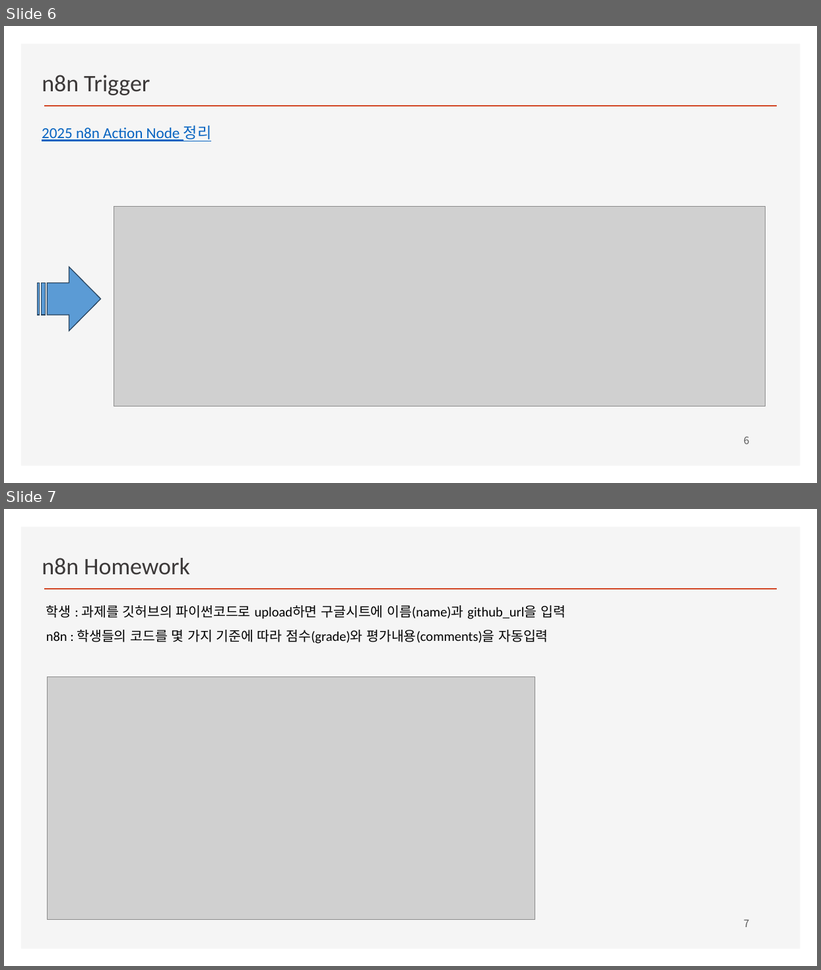
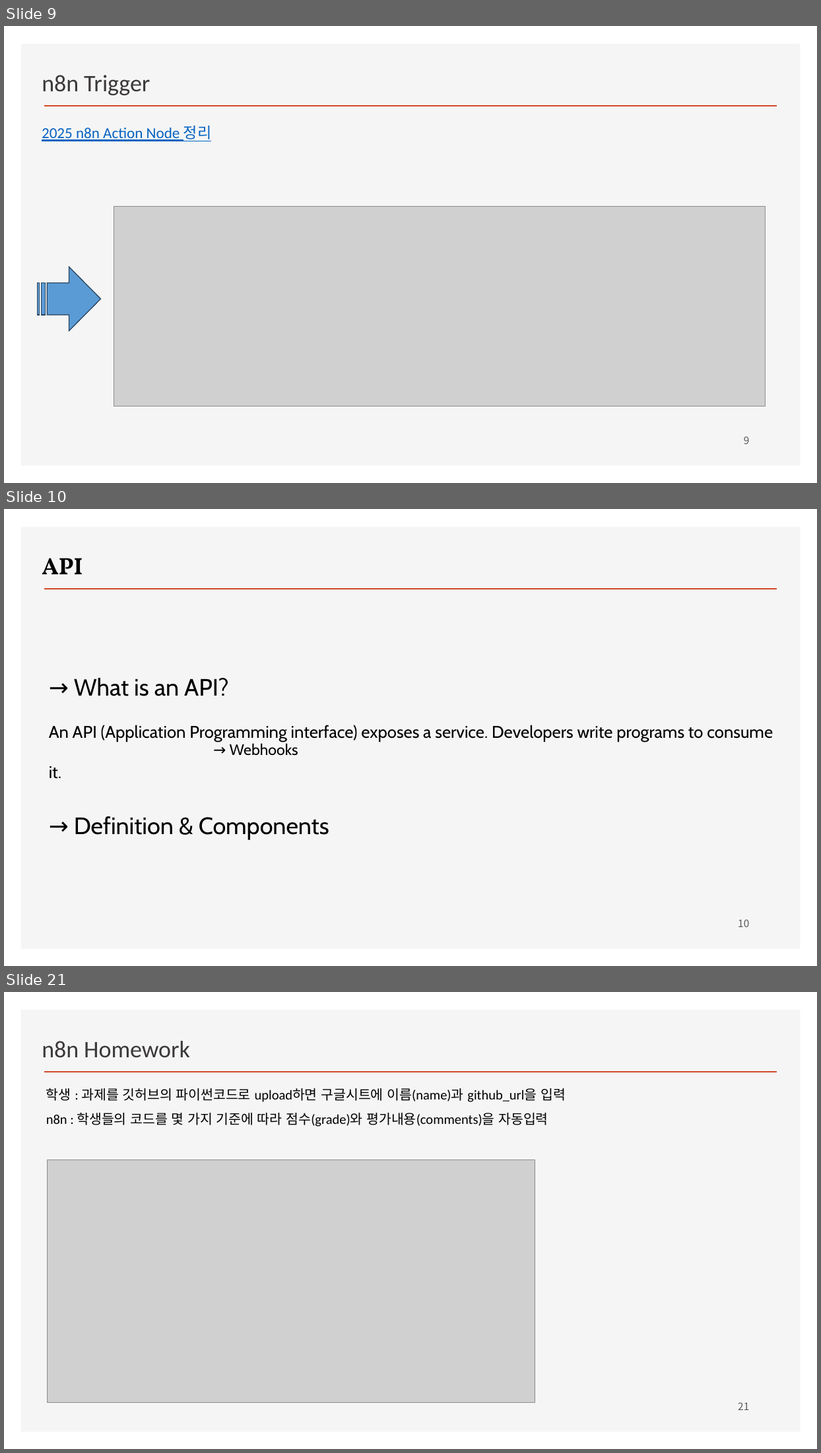
Before and after one commit to ancestor9/2026_Fall_Learning-Langchain-AI-Agent, a slide deck: PPTs/04_AI Workflow_n8n.pptx. Shown one above the other, each under a label of ours: slides 6 and 7 before the commit, slides 9, 10 and 21 after it; the slides between them are not shown. The pictures are 821x970 and 821x1453 pixels, drawn with LibreOffice and Linux fonts; fonts in the diff are those of the drawing; grey boxes stand for pictures; background and template pictures are left out. Boxes give left, top, right and bottom in pixels: in the first picture for what was removed or moved away, otherwise in the second. Text is boxed around its words. In the diff, an @@ line names an element or a change of style, - is before the commit and + after.

```diff
--- a/PPTs/04_AI Workflow_n8n.pptx
+++ b/PPTs/04_AI Workflow_n8n.pptx
@@ slide 10 added at <box>4,509,817,966</box>, background #FFFFFF; not listed: 2 template elements that a slide beside it also shows @@
@@ text added at <box>42,558,83,574</box>, 28 pt, text #000000, bold @@
+API
@@ text added at <box>49,678,773,840</box>, 20 pt, text #000000 @@
+→ What is an API?
+An API (Application Programming interface) exposes a service. Developers write programs to consume it.
+→ Definition & Components
@@ text added at <box>230,742,298,756</box>, 18 pt, text #000000 @@
+→ Webhooks
@@ page number added at <box>738,920,749,927</box>, 12 pt, text #595959 @@
+10
@@ what was slide 6 is now slide 9 @@
@@ page number at <box>744,437,750,444</box>: text changed @@
-6
+9
@@ what was slide 7 is now slide 21 @@
@@ page number at <box>738,1403,749,1410</box>: text changed @@
-7
+21
```
Also in this commit, not shown: 13 other slides added.
